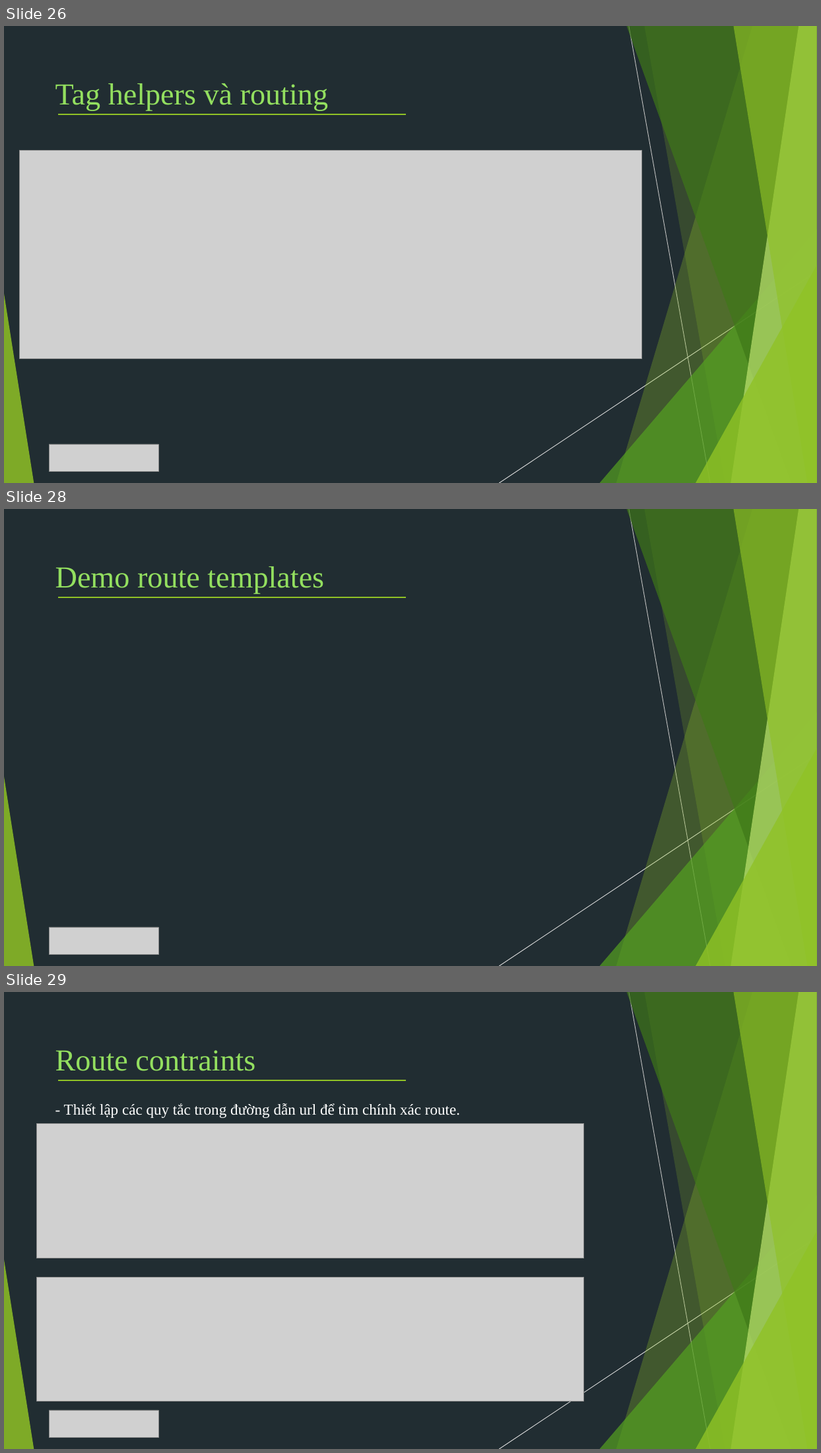
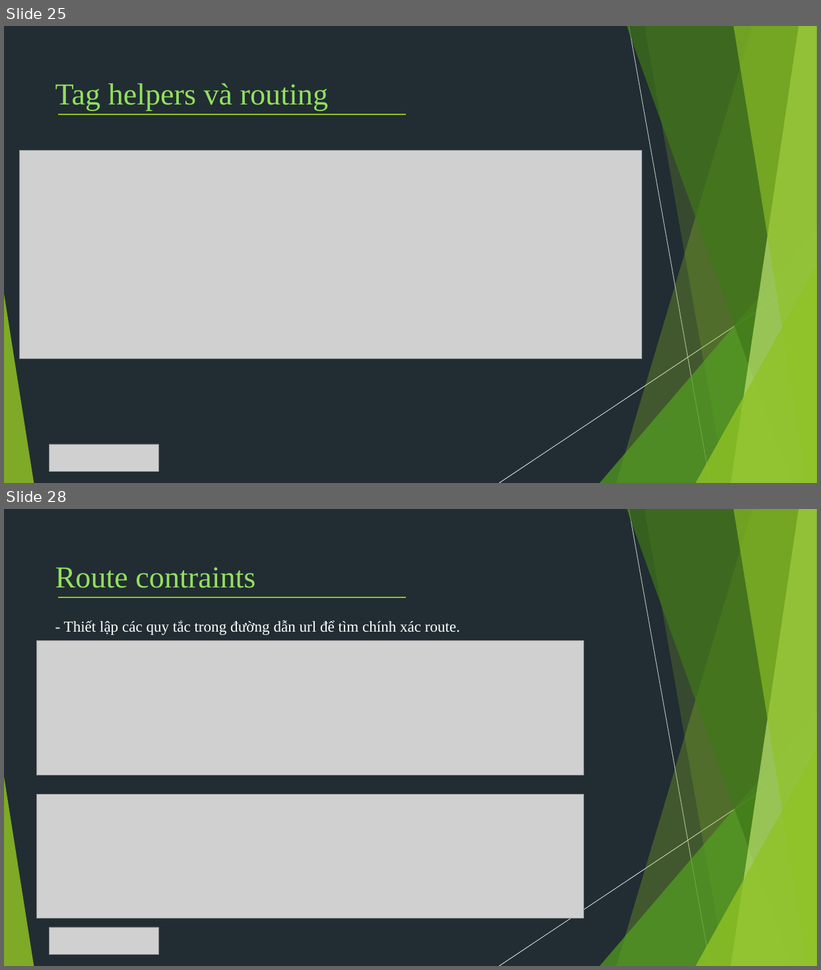
Before and after one commit to TechMarDay/RazorPage, a slide deck: Razor pages.pptx. Shown one above the other, each under a label of ours: slides 26, 28 and 29 before the commit, slides 25 and 28 after it; the slides between them are not shown. The pictures are 821x1453 and 821x970 pixels, drawn with LibreOffice and Linux fonts; fonts in the diff are those of the drawing; grey boxes stand for pictures. Boxes give left, top, right and bottom in pixels: in the first picture for what was removed or moved away, otherwise in the second. Text is boxed around its words. In the diff, an @@ line names an element or a change of style, - is before the commit and + after.

Commit message:
Route, constraint

```diff
--- a/Razor pages.pptx
+++ b/Razor pages.pptx
@@ slide 28 removed at [4, 509, 817, 966], background #212D32; not listed: 10 template elements that a slide beside it also shows @@
@@ text removed at [55, 566, 324, 593] @@
-Demo route templates
@@ line removed from (58, 597) to (406, 597) @@
@@ picture removed at [49, 927, 158, 955] @@
@@ what was slide 26 is now slide 25 @@
@@ what was slide 29 is now slide 28 @@
```
Also in this commit, not shown: 5 slides changed, 1 slide added, 10 other files.
